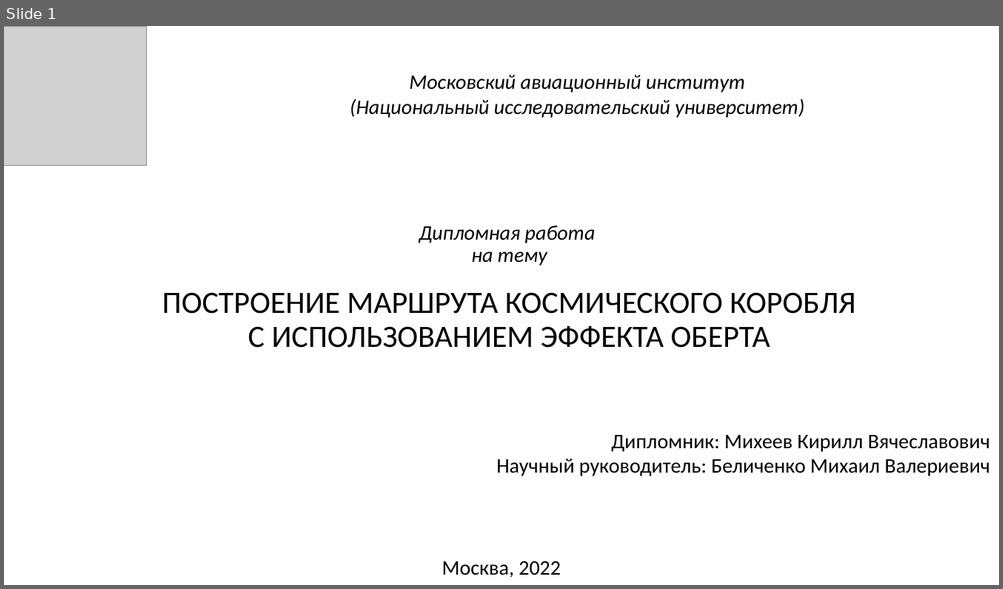
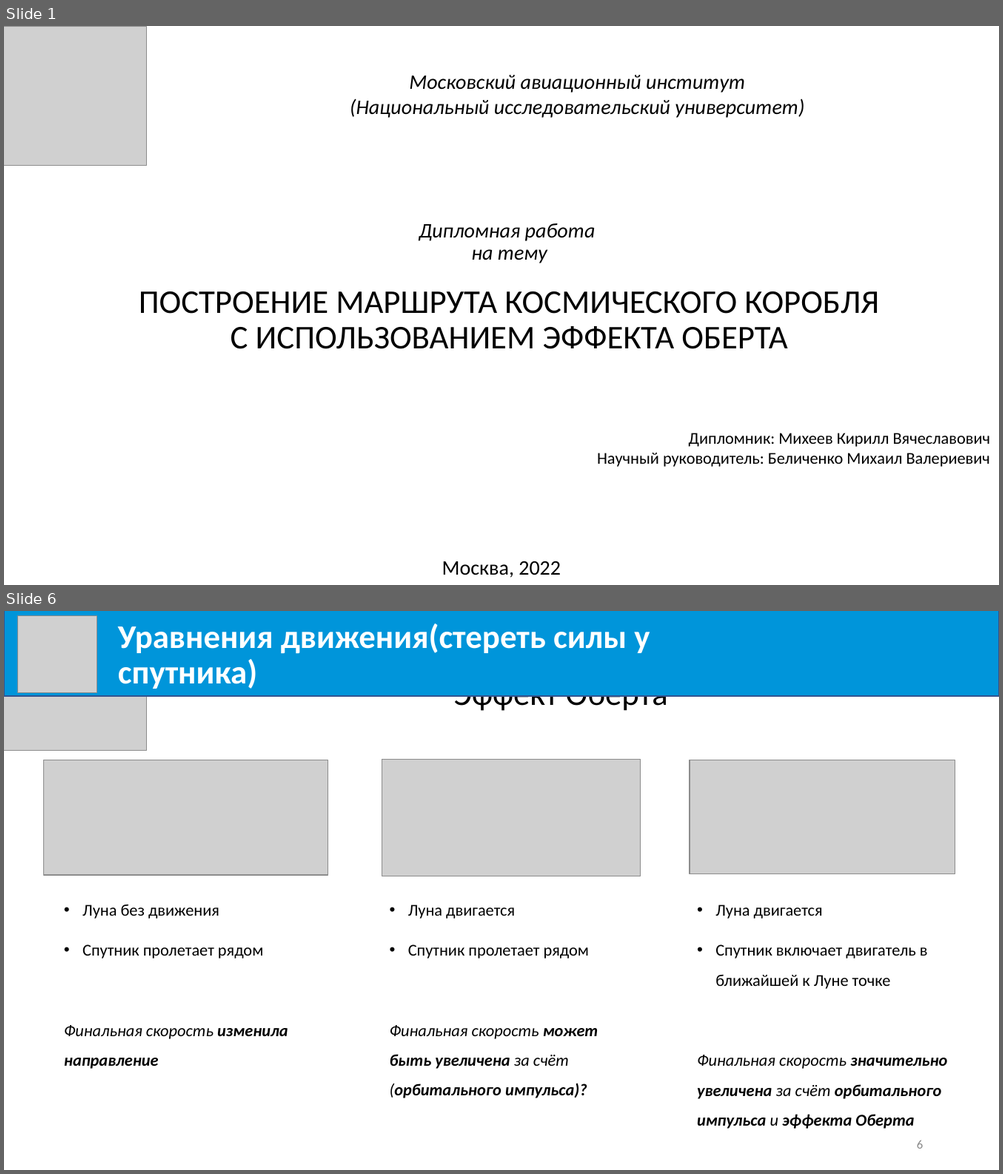
Before and after one commit to Milirik/diploma, a slide deck: Mikheev-K_V.pptx. Shown one above the other, each under a label of ours: slide 1 before the commit, slides 1 and 6 after it; the slides between them are not shown. The pictures are 1003x589 and 1003x1174 pixels, drawn with LibreOffice and Linux fonts; fonts in the diff are those of the drawing; grey boxes stand for pictures. Boxes give left, top, right and bottom in pixels: in the first picture for what was removed or moved away, otherwise in the second. Text is boxed around its words. In the diff, an @@ line names an element or a change of style, - is before the commit and + after.

```diff
--- a/Mikheev-K_V.pptx
+++ b/Mikheev-K_V.pptx
@@ slide 6 added at [4,611,999,1170], background #FFFFFF @@
@@ picture added at [4,612,147,751] @@
@@ rectangle added at [4,611,999,696], fill #0095DA, outline #325491 1 pt @@
@@ picture added at [17,616,97,693] @@
@@ text added at [118,624,649,689], 32 pt, text #FFFFFF, bold @@
+Уравнения движения(стереть силы у спутника)
@@ title added at [454,695,668,714], 32 pt, text #000000 @@
+Эффект Оберта
@@ picture added at [43,760,328,875] @@
@@ picture added at [381,760,640,877] @@
@@ picture added at [690,760,956,874] @@
@@ text added at [64,904,288,1069], 16 pt, text #000000 @@
+• Луна без движения
+• Спутник пролетает рядом
+Финальная скорость изменила направление
@@ text added at [390,905,598,1099], 16 pt, text #000000, italic @@
+• Луна двигается
+• Спутник пролетает рядом
+Финальная скорость может быть увеличена за счёт (орбитального импульса)?
@@ text added at [697,905,947,1129], 16 pt, text #000000, italic @@
+• Луна двигается
+• Спутник включает двигатель в ближайшей к Луне точке
+Финальная скорость значительно увеличена за счёт орбитального импульса и эффекта Оберта
@@ page number added at [916,1141,922,1149], 12 pt, text #898989 @@
+6
@@ slide 1 changed as well @@
@@ title "Дипломная работа на тему ПОСТРОЕНИЕ ..." at [139,224,879,349]: size 30 to 32 pt in "ПОСТРОЕНИЕ МАРШРУТА КОСМИЧЕСКОГО КОРОБЛЯ С ИСПОЛЬЗОВАНИЕМ ЭФ ..." @@
@@ text "Дипломник: Михеев Кирилл Вячеславович" at [597,433,990,467]: size 20 to 16 pt @@
```
Also in this commit, not shown: 1 other slide changed, 10 other slides added, 19 slides removed, 2 other files.
